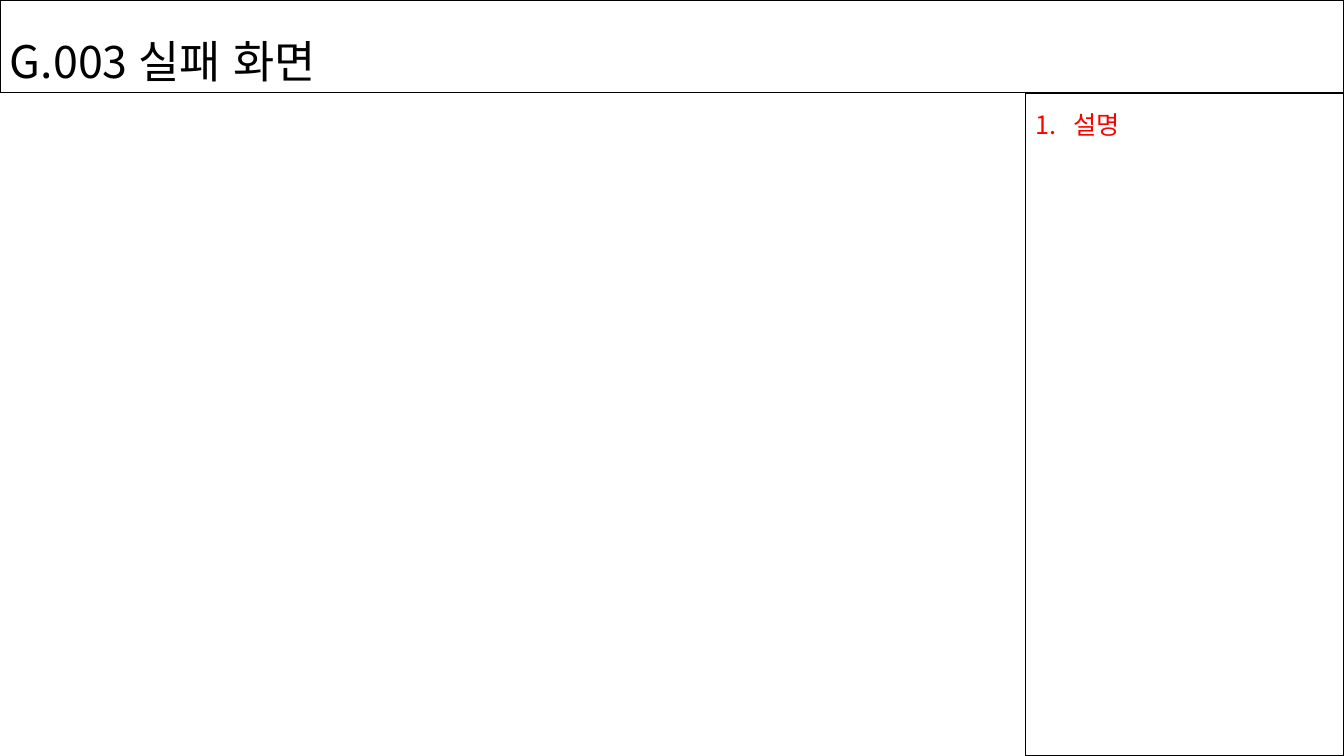
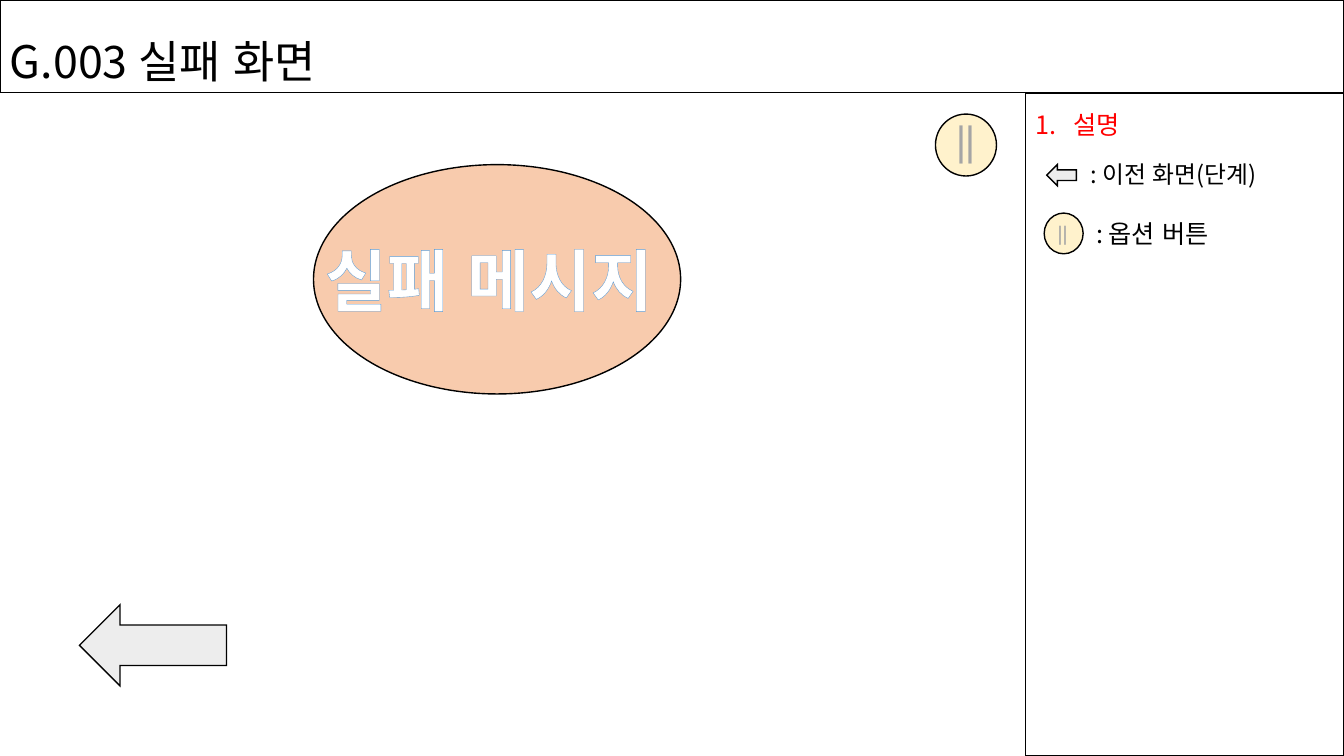
Before and after one commit to minwns11/WarDron, a slide deck: slide 5 of doc/게임화면(문혜원)/화면설계서_게임화면(문혜원).pptx (slide 4 before the commit). Drawn at 1344x756 pixels with LibreOffice and Linux fonts; fonts in the diff are those of the drawing. Boxes give left, top, right and bottom in pixels: in the first picture for what was removed or moved away, otherwise in the second. Text is boxed around its words. In the diff, an @@ line names an element or a change of style, - is before the commit and + after.

```diff
--- a/doc/게임화면(문혜원)/화면설계서_게임화면(문혜원).pptx
+++ b/doc/게임화면(문혜원)/화면설계서_게임화면(문혜원).pptx
@@ ellipse added at (936, 114, 997, 175), fill #FFF2CC, outline #000000 1 pt @@
@@ text added at (946, 116, 987, 166), 24 pt, text #A5A5A5, bold @@
+||
@@ ellipse added at (314, 164, 681, 394), fill #F8CBAD, outline #000000 1 pt @@
@@ right arrow added at (1048, 164, 1077, 186), fill #EDEDED, outline #000000 1 pt @@
@@ text added at (1102, 163, 1257, 188), 17 pt, text #000000 @@
+: 이전 화면(단계)
@@ text added at (325, 237, 652, 322), 48 pt, text #FFFFFF, bold @@
+실패 메시지
@@ ellipse added at (1045, 213, 1084, 253), fill #FFF2CC, outline #000000 1 pt @@
@@ text added at (1048, 218, 1079, 248), 12 pt, text #A5A5A5, bold @@
+||
@@ text added at (1109, 222, 1208, 245), 18 pt, text #000000 @@
+: 옵션 버튼
@@ right arrow added at (80, 605, 227, 686), fill #EDEDED, outline #000000 1 pt @@
```
Also in this commit, not shown: 3 other slides changed, 1 slide added.
